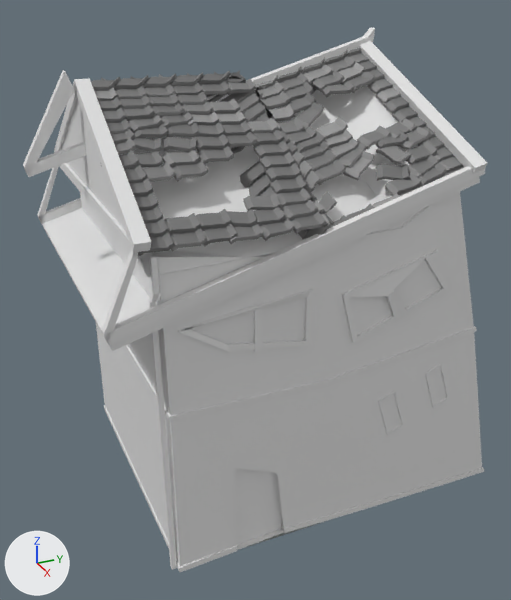
The FBX model Assets/Environment/Prefabs/LuigiObjects/Casas/Casa1/Ver2/Casa1DestruidaVer1.fbx, before and after one commit.
Both versions are drawn from a camera (50 mm lens) standing at (19.24, -9.07, 15.38) and looking at (0.45, -0.62, 5.98). Arrows for +X, +Y and +Z are at lower left; the lights stay in place. Vertices at the same position are counted once.

The first picture shows 'Casa1DestruidaVer1'.
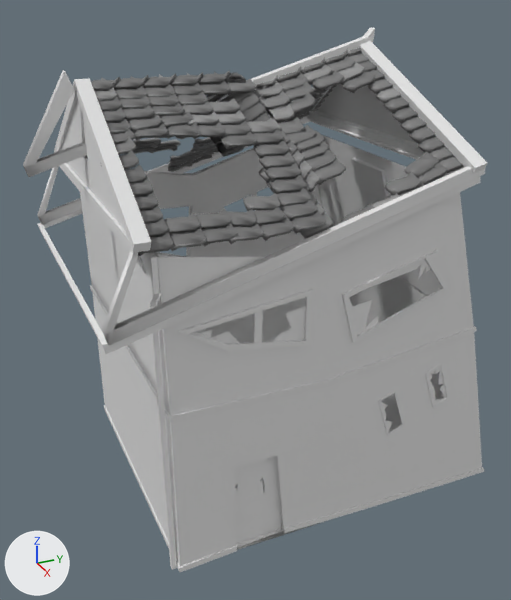
Where the newer file only moved an object's origin or applied its transform, the numbers keep the older frame.

Pixel boxes [x1, y1, x2, y2] of what changed, in the pictures (511 x 600 px):
```json
{"part": 1, "of": "me_cubo_024", "change": "deleted", "before": [129, 70, 437, 240]}
{"part": 2, "of": "me_cubo_024", "change": "built on", "before": [120, 76, 430, 545], "after": [38, 76, 481, 548]}
```

Edits to the scene script, one JSON object a line:
```json
{"block": "me_cubo_024", "where": "# used by ob_casa1destruidaver1; location = (0.0, 0.0, 0.0)"}
{"op": "remove", "block": "me_cubo_024", "code": "me_cubo_024.from_pydata(...)  # 5164 vertices, 4536 faces; spans x -4.96..4.96, y -7.07..6.07, z -0.02..13.99"}
{"op": "add", "block": "me_cubo_024", "code": "me_cubo_024.from_pydata(...)  # 4679 vertices, 3889 faces; spans x -4.96..4.96, y -7.07..6.07, z -0.02..13.99"}
{"block": "me_cubo_024", "change": "me_cubo_024 part 1: 56 loose pieces with 896 vertices, spanning x -4.8..4.8, y -4.91..3.29, z 8.94..12.97, are deleted"}
{"block": "me_cubo_024", "change": "me_cubo_024 part 2: 15 vertices moved from x -4.61..4.67, y -4.33..-1.43, z 2.48..8.05 to x -4.61..4.71, y -4.33..-0.89, z 3.09..8.11; 17 vertices removed from x -4.59..4.73, y -2.51..2.18, z 3.07..11.94; 428 vertices added at x -4.79..4.8, y -6.39..6.04, z 0.08..13.47"}
{"block": "me_cubo_024", "change": "me_cubo_024 part 3: the surface is now shaded smooth"}
```
